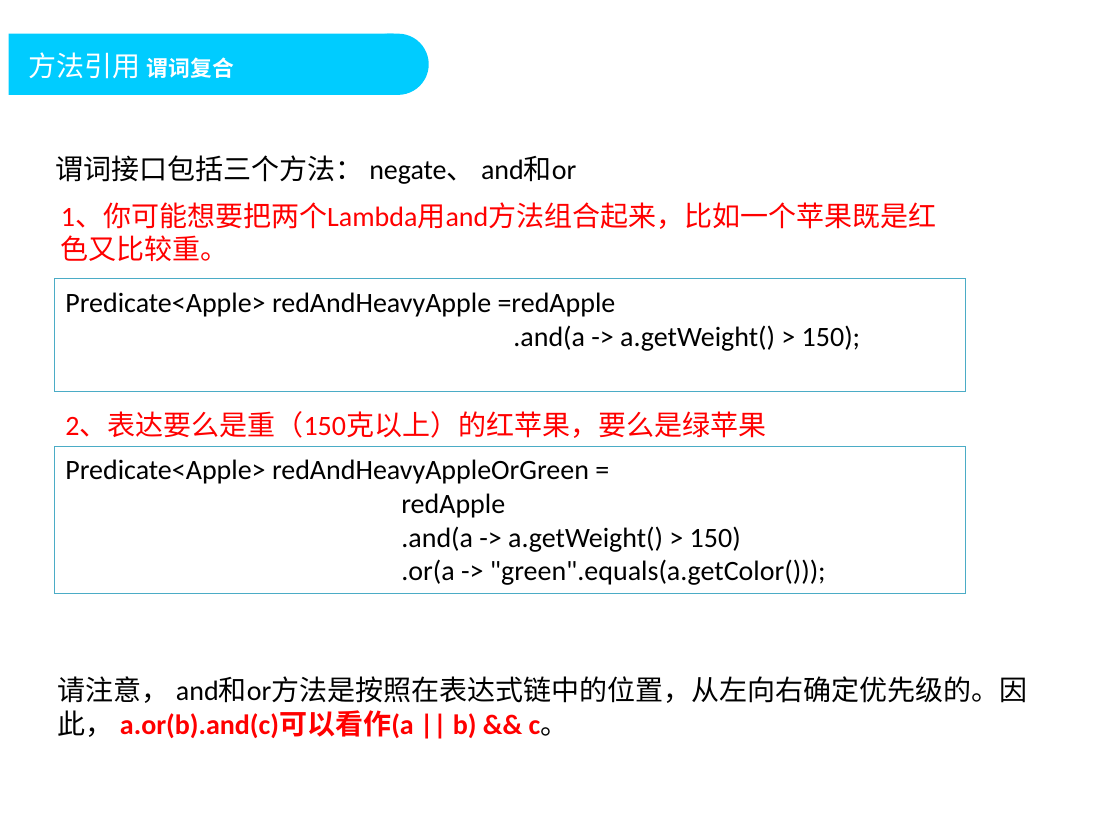
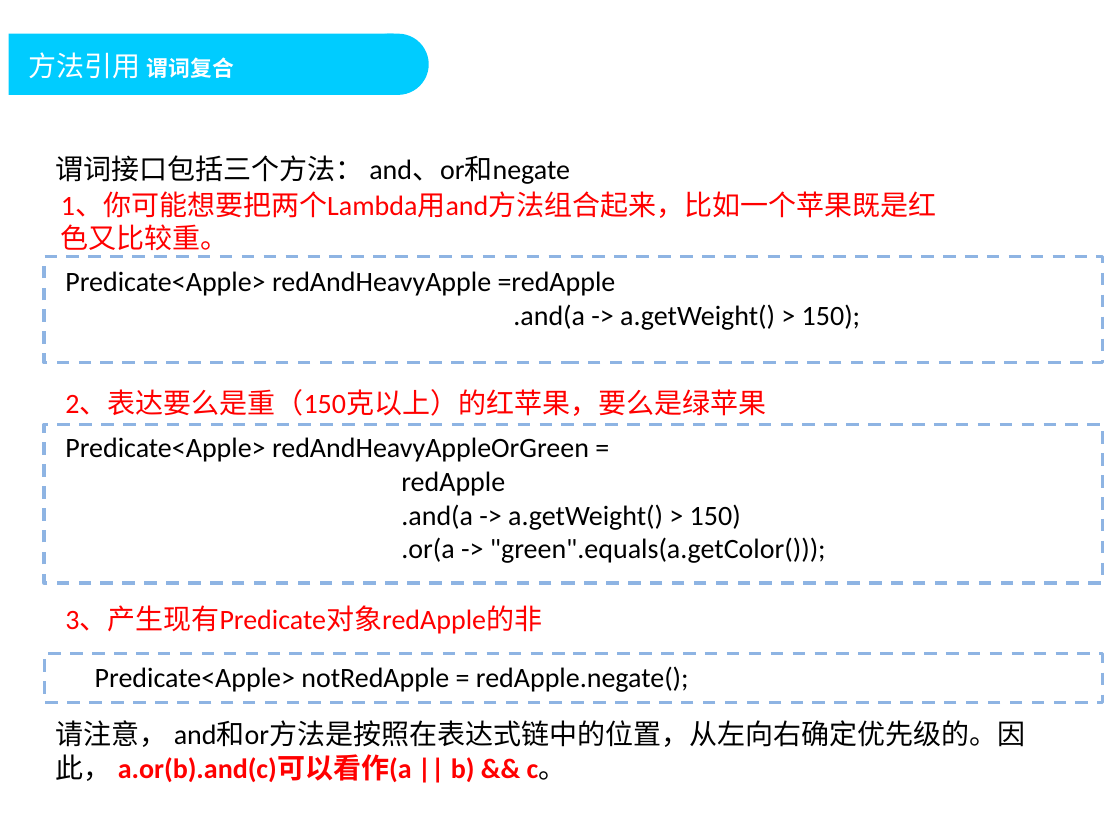
Before and after one commit to DoublePoint/MVC, a slide deck: slide 40 of 04相关插件/Java8/Java高级教程2.pptx (slide 41 before the commit). Drawn at 1120x840 pixels with LibreOffice and Linux fonts; fonts in the diff are those of the drawing; background and template pictures are left out. Boxes give left, top, right and bottom in pixels: in the first picture for what was removed or moved away, otherwise in the second. Text is boxed around its words. In the diff, an @@ line names an element or a change of style, - is before the commit and + after.

```diff
--- a/04相关插件/Java8/Java高级教程2.pptx
+++ b/04相关插件/Java8/Java高级教程2.pptx
@@ text at <box>55,155,570,184</box>: text changed @@
-谓词接口包括三个方法： negate、 and和or
+谓词接口包括三个方法： and、or和negate
@@ text "1、你可能想要把两个Lambda用and方法组合起来，比如一个苹果既是红色又比较重。" rewrapped from <box>61,203,936,261</box> to <box>61,192,936,256</box> @@
@@ rectangle added at <box>44,256,1102,362</box>, outline #8EB4E3 2 pt dashed @@
@@ text "Predicate<Apple> redAndHeavyApple =redApple": place and size @@
-text "Predicate<Apple> redAndHeavyApple =redApple" at <box>55,279,967,392</box>
+text "Predicate<Apple> redAndHeavyApple =redApple" at <box>65,271,860,330</box>
@@ text "Predicate<Apple> redAndHeavyApple =redApple" at <box>65,271,860,330</box>: outline #4BACC6 0.75 pt to none @@
@@ text "2、表达要么是重（150克以上）的红苹果，要么是绿苹果": place and size @@
-text "2、表达要么是重（150克以上）的红苹果，要么是绿苹果" at <box>65,412,766,438</box>
+text "2、表达要么是重（150克以上）的红苹果，要么是绿苹果" at <box>65,390,766,416</box>
@@ rectangle added at <box>44,424,1102,584</box>, outline #8EB4E3 2 pt dashed @@
@@ text "Predicate<Apple> redAndHeavyAppleOrGreen =" at <box>65,437,826,563</box>: outline #4BACC6 0.75 pt to none @@
@@ text "Predicate<Apple> redAndHeavyAppleOrGreen =": place and size @@
-text "Predicate<Apple> redAndHeavyAppleOrGreen =" at <box>55,447,967,594</box>
+text "Predicate<Apple> redAndHeavyAppleOrGreen =" at <box>65,437,826,563</box>
@@ text added at <box>65,606,542,634</box>, 18 pt, text #FF0000 @@
+3、产生现有Predicate对象redApple的非
@@ rectangle added at <box>45,654,1103,702</box>, outline #8EB4E3 2 pt dashed @@
@@ text added at <box>95,666,689,692</box>, 18 pt, text #000000 @@
+Predicate<Apple> notRedApple = redApple.negate();
@@ text "请注意， and和or方法是按照在表达式链中的位置，从左向右确定优先级的。因此， a.or(b).and(c)可以看作( ...": place and size @@
-text "请注意， and和or方法是按照在表达式链中的位置，从左向右确定优先级的。因此， a.or(b).and(c)可以看作( ..." at <box>58,676,1027,738</box>
+text "请注意， and和or方法是按照在表达式链中的位置，从左向右确定优先级的。因此， a.or(b).and(c)可以看作( ..." at <box>56,720,1025,782</box>
```
Also in this commit, not shown: 35 other slides changed, 7 slides added, 1 slide removed, 14 other files.
